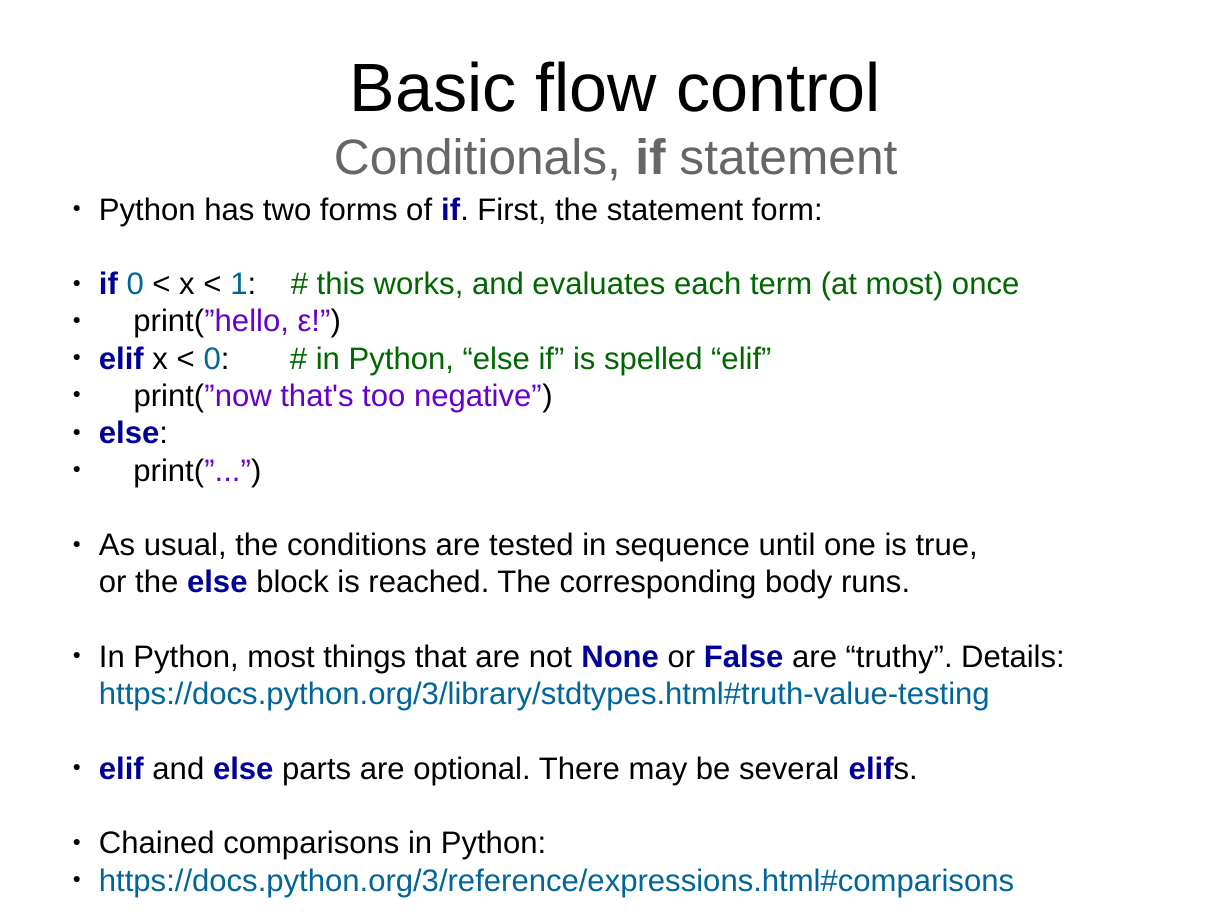
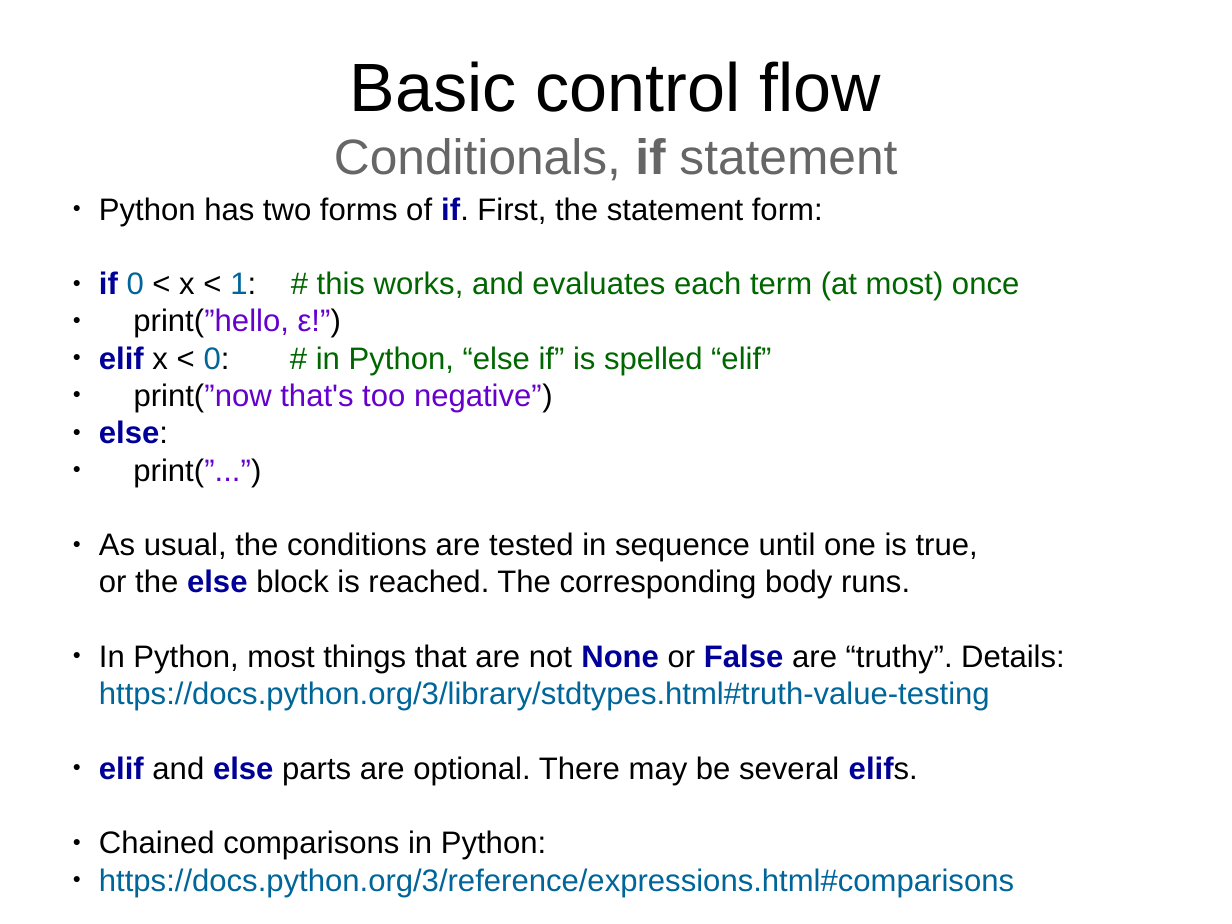
Before and after one commit to Technologicat/python-3-scicomp-intro, a slide deck: slide 13 of lecture_slides/src/lecture2/lectures_tut_2018_2.odp. Drawn at 1232x924 pixels with LibreOffice and Linux fonts; fonts in the diff are those of the drawing. Boxes give left, top, right and bottom in pixels: in the first picture for what was removed or moved away, otherwise in the second. Text is boxed around its words. In the diff, an @@ line names an element or a change of style, - is before the commit and + after.

Commit message:
lectures 2, 3: fix terminology mishap: flow control -> control flow

```diff
--- a/lecture_slides/src/lecture2/lectures_tut_2018_2.odp
+++ b/lecture_slides/src/lecture2/lectures_tut_2018_2.odp
@@ title at (x1=334, y1=61, x2=897, y2=181): text changed @@
-Basic flow control
-Conditionals, if statement
+Basic control flow
+Conditionals, if statement
```
Also in this commit, not shown: 8 other slides changed, 3 other files.
